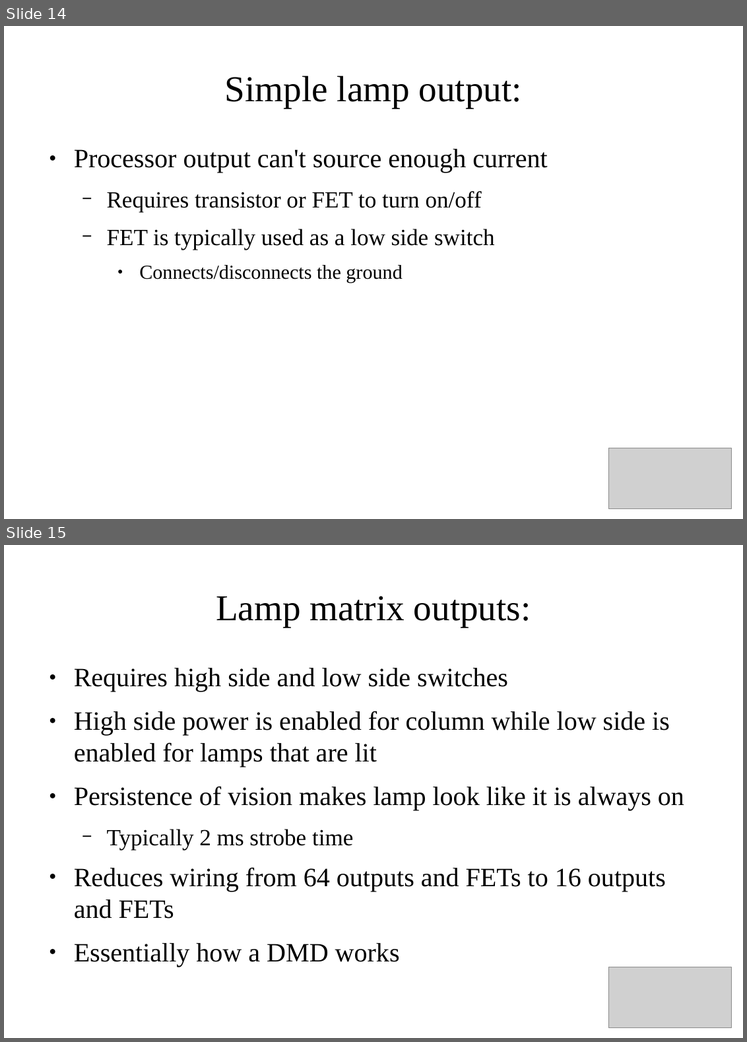
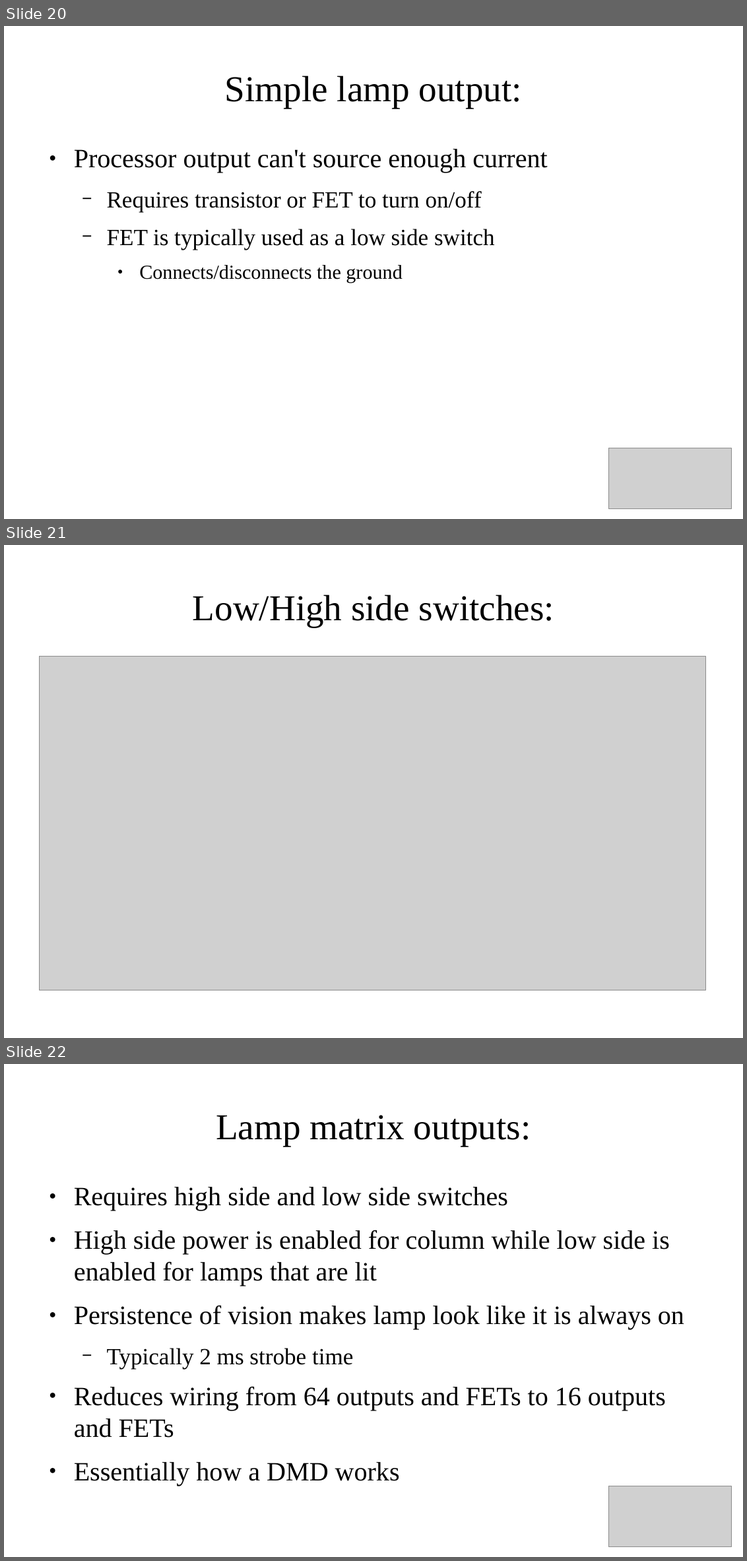
Before and after one commit to krayon/pinball-OPP, a slide deck: Docs/MusingsPresentation.odp. Shown one above the other, each under a label of ours: slides 14 and 15 before the commit, slides 20, 21 and 22 after it. The pictures are 747x1042 and 747x1561 pixels, drawn with LibreOffice and Linux fonts; fonts in the diff are those of the drawing; grey boxes stand for pictures. Boxes give left, top, right and bottom in pixels: in the first picture for what was removed or moved away, otherwise in the second. Text is boxed around its words. In the diff, an @@ line names an element or a change of style, - is before the commit and + after.

Commit message:
Updated slides for Pintastic 2017 talk.  Added pictures.  Grab the slides, now if interested Todd!

```diff
--- a/Docs/MusingsPresentation.odp
+++ b/Docs/MusingsPresentation.odp
@@ slide 21 added at <box>4,545,743,1038</box>, background #FFFFFF @@
@@ title added at <box>193,595,554,627</box>, 37.7 pt, text #000000 @@
+Low/High side switches:
@@ picture added at <box>39,657,706,989</box> @@
@@ what was slide 14 is now slide 20 @@
@@ what was slide 15 is now slide 22 @@
```
Also in this commit, not shown: 10 other slides added, 1 other file.
